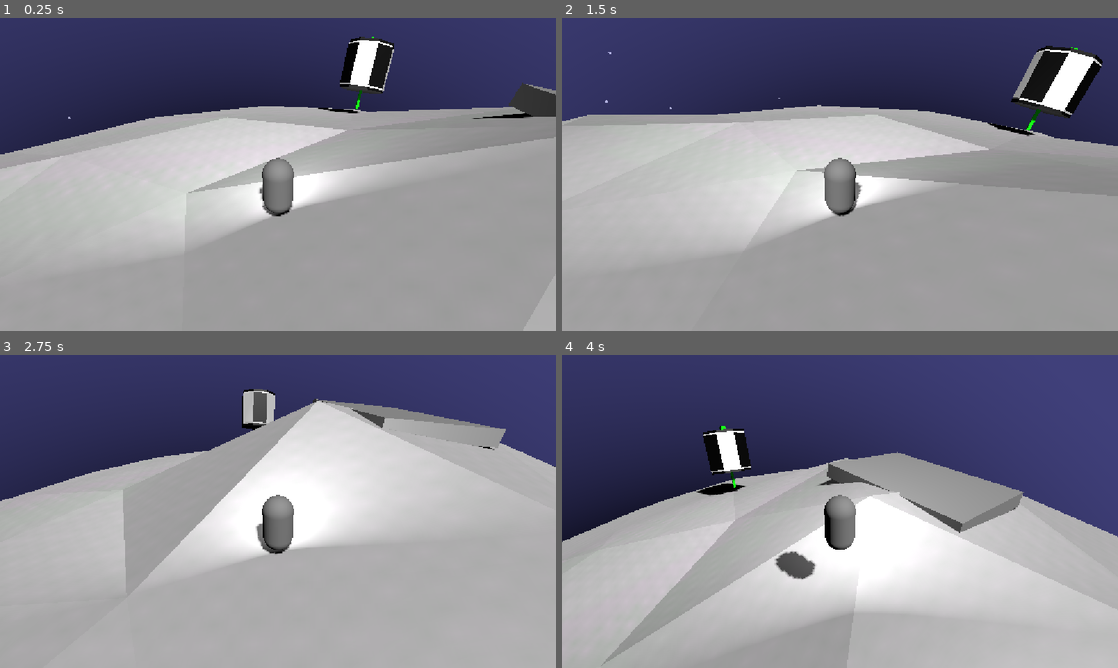
Above: before the commit, frames 1-4 (two rows, left to right).
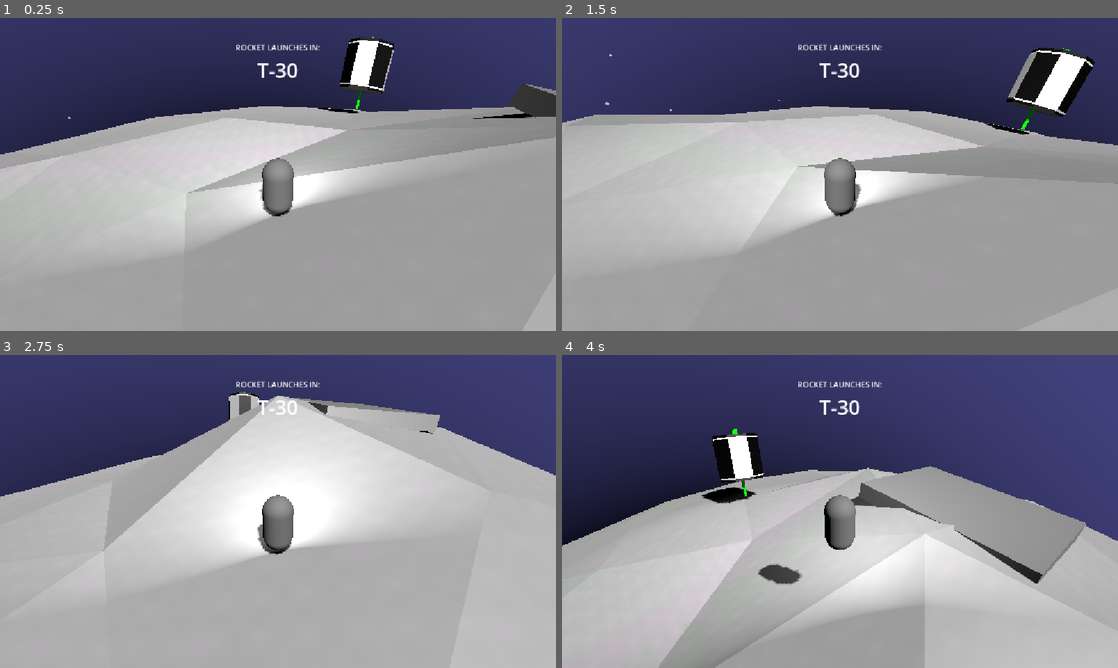
Above: after the commit, the same moments.

Repository: jkkivenko/countdown-game
Game: Godot game, scene res://Scenes/scavenge_world.tscn
Two runs of this game, one before a commit and one after it. Both use one fixed random seed, a clock stepped at 60 frames per second and the inputs below. The engine's default icon, where the game draws it, is replaced by a stand-in: a white triangle on a blue panel in a dark square.
Inputs (mouse positions are in pixels of both pictures, inside the frame that each line leads up to):
- Up to frame 1 (0.25 s): no input
- Up to frame 2 (1.5 s): move the mouse to (962, 158) at 0.52 s; hold Right (Right2D) 0.53-1.28 s; tap Space (Jump3D) at 0.77 s; move the mouse to (728, 190) at 1.27 s; hold S (Backward3D) from 1.28 s (still down)
- Up to frame 3 (2.75 s): tap Space (Jump3D) at 1.52 s; move the mouse to (333, 442) at 2.02 s; release S (Backward3D) at 2.03 s; hold Right (Right2D) from 2.03 s (still down)
- Up to frame 4 (4 s): move the mouse to (812, 574) at 2.77 s; release Right (Right2D) at 2.78 s; hold W (Forward3D) 2.78-3.53 s; tap Space (Jump3D) at 3.02, 3.77 s; move the mouse to (1006, 558) at 3.52 s; hold Left (Left2D) from 3.53 s (still down)

The runs differ from the first frame. In frame 1, 0.4% of the frame differs, in the area x 2-100%, y 6-64%; in frame 2, 2.9%; in frame 3, 9.7%; in frame 4, 19%, in the area x 0-100%, y 8-100%.
Error after the commit: Invalid access to property or key 'time_left' on a base object of type 'Nil'. (res://Scripts/countdown_display.gd:6)

Commit message:
Add countdown (woooahhh that's what the game jam is)

Diff:
--- a/Scenes/scavenge_world.tscn
+++ b/Scenes/scavenge_world.tscn
@@ -12,6 +12,7 @@
 [ext_resource type="Script" uid="uid://d0ykjv0pv8kbx" path="res://Scripts/launchpad.gd" id="10_euv82"]
 [ext_resource type="Material" uid="uid://d0s3e5imxsuyk" path="res://Materials/sky_shader.tres" id="11_sihiv"]
 [ext_resource type="Material" uid="uid://d0iavawrxx2om" path="res://Materials/star.tres" id="12_mxotb"]
+[ext_resource type="Script" uid="uid://dyejv6bdpsmyl" path="res://Scripts/countdown_display.gd" id="13_fhugg"]
 
 [sub_resource type="ConcavePolygonShape3D" id="ConcavePolygonShape3D_xpmmb"]
 data = PackedVector3Array(0, -1, 0, -0.0368, -0.9928, 0.1134, 0.0964, -0.99289995, 0.070099995, 0.7312, -0.4524, 0.5309 …(109649 unchanged characters)…
@@ -82,6 +83,9 @@
 radius = 3.0
 height = 6.0
 
+[sub_resource type="LabelSettings" id="LabelSettings_4gjug"]
+font_size = 42
+
 [node name="ScavengeWorld" type="Node3D" unique_id=663056826]
 
 [node name="Planet" type="Node3D" parent="." unique_id=1471458438]
@@ -115,6 +119,7 @@
 transform = Transform3D(1, 0, 0, 0, 1, 0, 0, 0, 1, -17.954779, 98.26191, 0)
 collision_mask = 2
 script = ExtResource("1_rc5js")
+acceleration = 0.05
 
 [node name="CharacterMesh" type="MeshInstance3D" parent="Character" unique_id=169385690]
 mesh = SubResource("CapsuleMesh_4gjug")
@@ -439,4 +444,40 @@
 transform = Transform3D(-0.8660254, -1.2611476e-09, -0.50000006, 0.36970666, 0.67325175, -0.6403506, 0.336626, -0.7394131, -0.58305323, -554.11536, -287.69843, -730.83484)
 mesh = SubResource("SphereMesh_i4ok0")
 
+[node name="UI" type="Control" parent="." unique_id=24882023]
+layout_mode = 3
+anchors_preset = 15
+anchor_right = 1.0
+anchor_bottom = 1.0
+grow_horizontal = 2
+grow_vertical = 2
+
+[node name="CountdownText" type="Label" parent="UI" unique_id=1015393445]
+layout_mode = 1
+anchors_preset = 5
+anchor_left = 0.5
+anchor_right = 0.5
+offset_left = -144.0
+offset_top = 49.0
+offset_right = 144.0
+offset_bottom = 79.0
+grow_horizontal = 2
+text = "ROCKET LAUNCHES IN:"
+horizontal_alignment = 1
+
+[node name="CountdownNumber" type="Label" parent="UI" unique_id=1628960637]
+layout_mode = 1
+anchors_preset = 5
+anchor_left = 0.5
+anchor_right = 0.5
+offset_left = -144.0
+offset_top = 79.0
+offset_right = 144.00024
+offset_bottom = 137.0
+grow_horizontal = 2
+text = "T-30"
+label_settings = SubResource("LabelSettings_4gjug")
+horizontal_alignment = 1
+script = ExtResource("13_fhugg")
+
 [connection signal="body_entered" from="Launchpad/SceneTransitionArea" to="Launchpad" method="_on_scene_transition_area_body_entered"]
--- /dev/null
+++ b/Scripts/Globals/countdown_controller.gd
@@ -0,0 +1,28 @@
+extends Node
+
+var time_left := 12.0
+var last_whole_second := -1
+var audio_stream_player : AudioStreamPlayer
+var has_timed_out = false
+
+signal timeout
+
+func _ready() -> void:
+	audio_stream_player = AudioStreamPlayer.new()
+	add_child(audio_stream_player)
+	audio_stream_player.stream = preload("res://Assets/dwoop.mp3")
+
+func _process(delta: float) -> void:
+	if time_left > 0:
+		if time_left <= 10.0 and floor(time_left) != last_whole_second:
+			audio_stream_player.play()
+			last_whole_second = int(floor(time_left))
+		if time_left > 5.0:
+			time_left -= delta
+		else:
+			time_left -= delta * lerp(1.0, 0.75, (5 - time_left) / 5)
+	elif not has_timed_out:
+		timeout.emit()
+		has_timed_out = true
+		audio_stream_player.pitch_scale = 2
+		audio_stream_player.play()
--- /dev/null
+++ b/Scripts/countdown_display.gd
@@ -0,0 +1,11 @@
+extends Label
+
+@onready var initial_position := position
+
+func _process(_delta: float) -> void:
+	if CountdownController.time_left <= 5.0:
+		label_settings.font_size = lerp(42, 75, (5 - CountdownController.time_left) / 5)
+		var jitter_amount = lerp(0.5, 1.0, (5 - CountdownController.time_left) / 5)
+		position.x = initial_position.x + jitter_amount * 1 * sin(CountdownController.time_left * 160)
+		position.y = initial_position.y + jitter_amount * 2 * sin(CountdownController.time_left * 200)
+	text = "T-"+str(int(ceil(CountdownController.time_left)))
--- a/project.godot
+++ b/project.godot
@@ -19,6 +19,7 @@
 
 Collectibles="*uid://brg3k4rjfwbdj"
 MouseController="*uid://iuvy4i211r1s"
+CountdownController="*uid://cjhv0jcb27o34"
 
 [display]
 
Not shown, added: Assets/dwoop.mp3.import
Not shown, added: Assets/dwoop.mp3
Not shown, added: Scripts/todo.md
